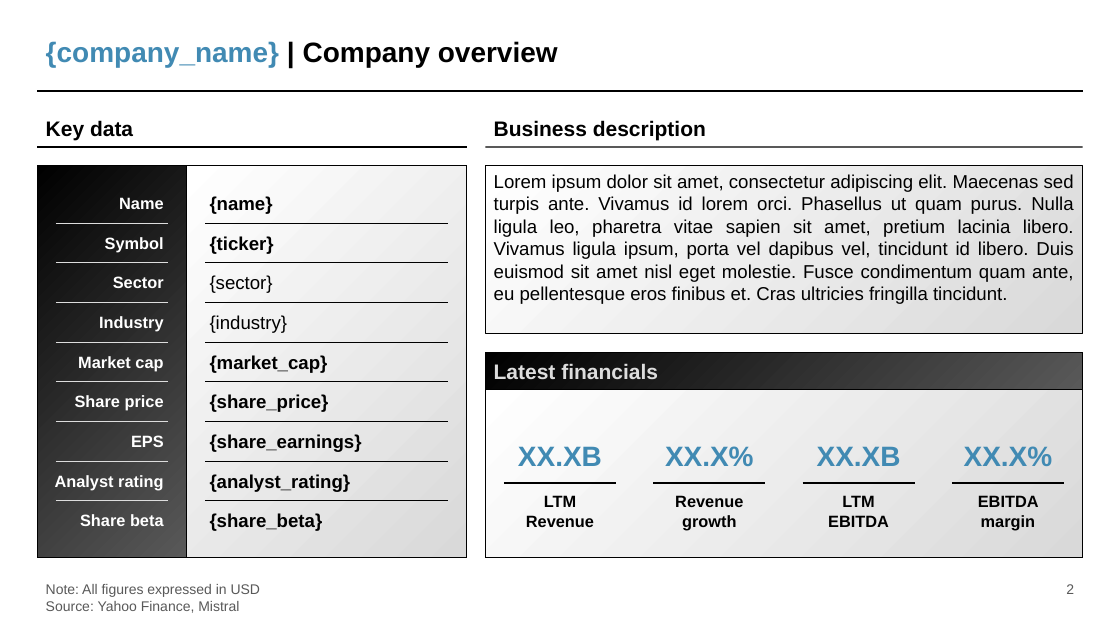
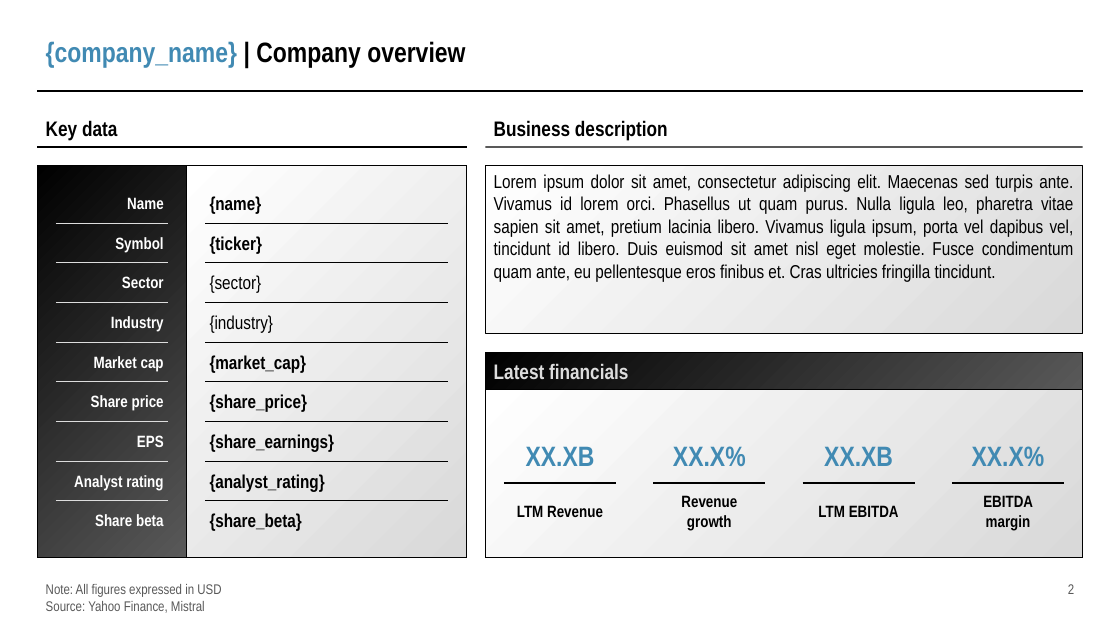
Before and after one commit to giovanni-mattei/company-profile-automation, a slide deck: slide 2 of templates/deck.pptx. Drawn at 1120x630 pixels with LibreOffice and Linux fonts; fonts in the diff are those of the drawing. Boxes give left, top, right and bottom in pixels: in the first picture for what was removed or moved away, otherwise in the second. Text is boxed around its words. In the diff, an @@ line names an element or a change of style, - is before the commit and + after.

```diff
--- a/templates/deck.pptx
+++ b/templates/deck.pptx
@@ font Arial to Arial Narrow in 33 elements at (210, 196, 262, 214), (127, 197, 164, 209), (210, 236, 263, 254), (115, 237, 163, 252), (210, 275, 262, 293), (122, 276, 164, 288), (210, 315, 274, 333), (111, 316, 164, 331), (210, 355, 307, 373), (94, 356, 164, 371), (210, 394, 307, 412), (91, 395, 164, 411), (210, 434, 335, 452), (137, 435, 164, 447), (210, 474, 325, 492), (74, 475, 163, 490), (210, 513, 302, 531), (95, 514, 164, 526), (46, 41, 465, 68), (46, 584, 221, 613), (1068, 584, 1074, 594), (494, 120, 668, 141), (46, 120, 117, 141), (486, 166, 1083, 334), (526, 446, 595, 466), (517, 505, 603, 517), (673, 446, 746, 466), (681, 495, 737, 530), (824, 446, 893, 466), (818, 505, 899, 517), (972, 446, 1045, 466), (983, 495, 1033, 530), (486, 352, 1083, 389) @@
```
Also in this commit, not shown: 4 other slides changed.
